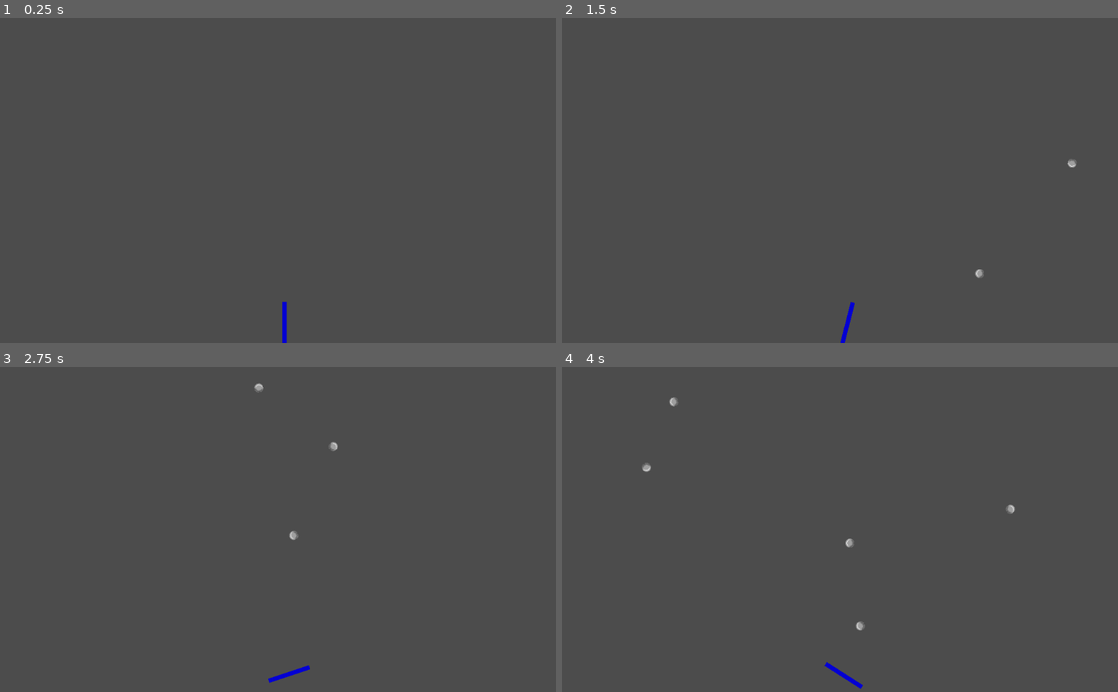
Above: before the commit, frames 1-4 (two rows, left to right).
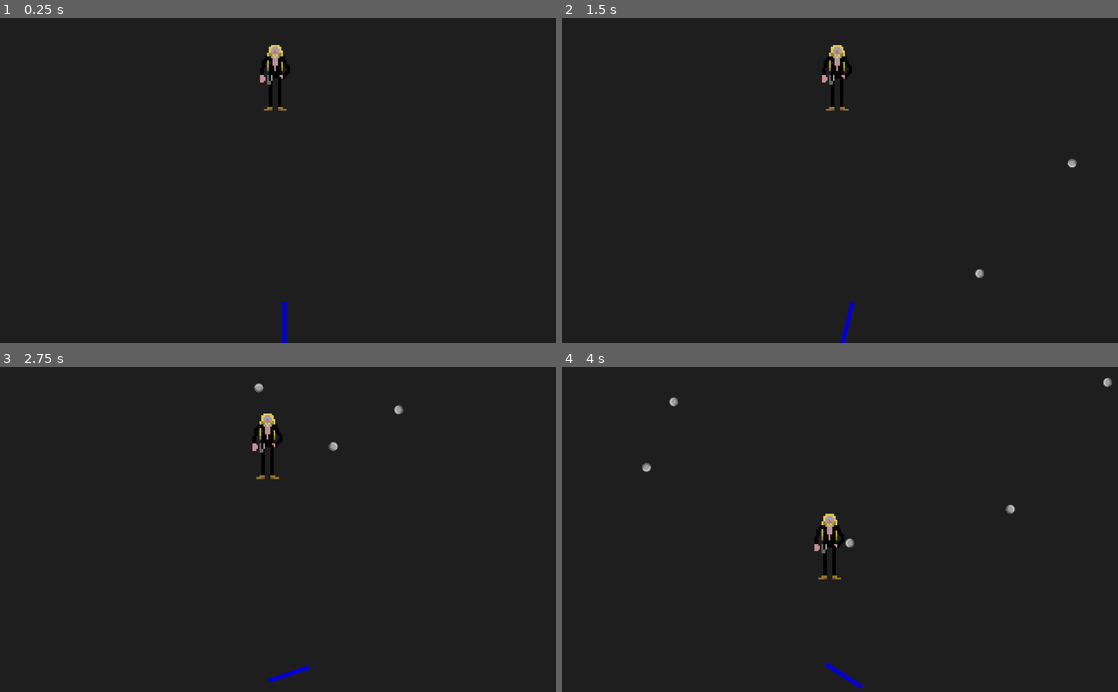
Above: after the commit, the same moments.

Repository: Mikerhinos/Game
Game: Godot game, scene res://game.tscn
Same seed, same stepped clock (60 frames per second), same inputs: the game is played once before the commit and once after it.
Inputs:
- Up to frame 1 (0.25 s): no input
- Up to frame 2 (1.5 s): tap Enter at 0.5 s; hold Right (ui_right) 0.53-1.28 s; tap Space (ui_select) at 0.77, 1.25 s; hold Left (ui_left) from 1.28 s (still down)
- Up to frame 3 (2.75 s): tap Space (ui_select) at 1.52 s; release Left (ui_left) at 2.03 s; hold Right (ui_right) from 2.03 s (still down)
- Up to frame 4 (4 s): tap Space (ui_select) at 3.02, 3.77 s; release Right (ui_right) at 3.53 s; hold Left (ui_left) from 3.53 s (still down)

The runs differ from the first frame. In frame 1, 100% of the frame differs, in the area x 0-100%, y 0-100%; in frame 2, 100%; in frame 3, 100%; in frame 4, 100%.

Commit message:
Ajout de Salni

Diff:
--- /dev/null
+++ b/Zal.gd
@@ -0,0 +1 @@
+extends RigidBody2D
--- /dev/null
+++ b/ZalS.gd
@@ -0,0 +1 @@
+extends Sprite
--- /dev/null
+++ b/game.gd
@@ -0,0 +1,14 @@
+extends Node2D
+
+var time = 0.0
+
+func _ready():
+	set_physics_process(true)
+
+func _physics_process(delta):
+	if(time >= 1):
+		time = 0.0
+		get_node("Zal/ZalS").set_flip_h(true)
+	else:
+		get_node("Zal/ZalS").set_flip_h(false)
+		time += delta
--- a/game.tscn
+++ b/game.tscn
@@ -1,15 +1,25 @@
-[gd_scene load_steps=3 format=2]
+[gd_scene load_steps=6 format=2]
 
-[ext_resource path="res://Player.tscn" type="PackedScene" id=1]
+[ext_resource path="res://game.gd" type="Script" id=1]
+[ext_resource path="res://Player.tscn" type="PackedScene" id=2]
+[ext_resource path="res://res/img/Salnibard.png" type="Texture" id=3]
 
 [sub_resource type="RectangleShape2D" id=1]
 
 custom_solver_bias = 0.0
 extents = Vector2( 10, 10 )
 
+[sub_resource type="CapsuleShape2D" id=2]
+
+custom_solver_bias = 0.0
+radius = 10.0
+height = 20.0
+
 [node name="Game" type="Node2D"]
 
-[node name="sprite" parent="." instance=ExtResource( 1 )]
+script = ExtResource( 1 )
+
+[node name="sprite" parent="." instance=ExtResource( 2 )]
 
 [node name="WallL" type="StaticBody2D" parent="."]
 
@@ -85,3 +95,38 @@
 scale = Vector2( 1, 40 )
 shape = SubResource( 1 )
 _sections_unfolded = [ "Transform" ]
+
+[node name="Zal" type="RigidBody2D" parent="."]
+
+position = Vector2( 504.602, 111.724 )
+input_pickable = false
+collision_layer = 1
+collision_mask = 1
+mode = 2
+mass = 10.0
+friction = 1.0
+bounce = 1.0
+gravity_scale = 0.0
+custom_integrator = false
+continuous_cd = 0
+contacts_reported = 0
+contact_monitor = true
+sleeping = false
+can_sleep = true
+linear_velocity = Vector2( 0, 0 )
+linear_damp = -1.0
+angular_velocity = 0.0
+angular_damp = -1.0
+
+[node name="ZalS" type="Sprite" parent="Zal"]
+
+position = Vector2( 2.05557, -1.20564 )
+scale = Vector2( 3.25201, 3.45678 )
+texture = ExtResource( 3 )
+_sections_unfolded = [ "Transform" ]
+
+[node name="collision" type="CollisionShape2D" parent="Zal"]
+
+position = Vector2( 2.2397, -1.28565 )
+scale = Vector2( 2.25142, 3.1096 )
+shape = SubResource( 2 )
--- a/project.godot
+++ b/project.godot
@@ -20,4 +20,6 @@
 
 [rendering]
 
+quality/filters/anisotropic_filter_level=1
+environment/default_clear_color=Color( 0.121094, 0.121094, 0.121094, 1 )
 environment/default_environment="res://default_env.tres"
Not shown, added: export_presets.cfg
Binary file added: res/img/Salnibard.png
Not shown, added: res/img/Salnibard.png.import
